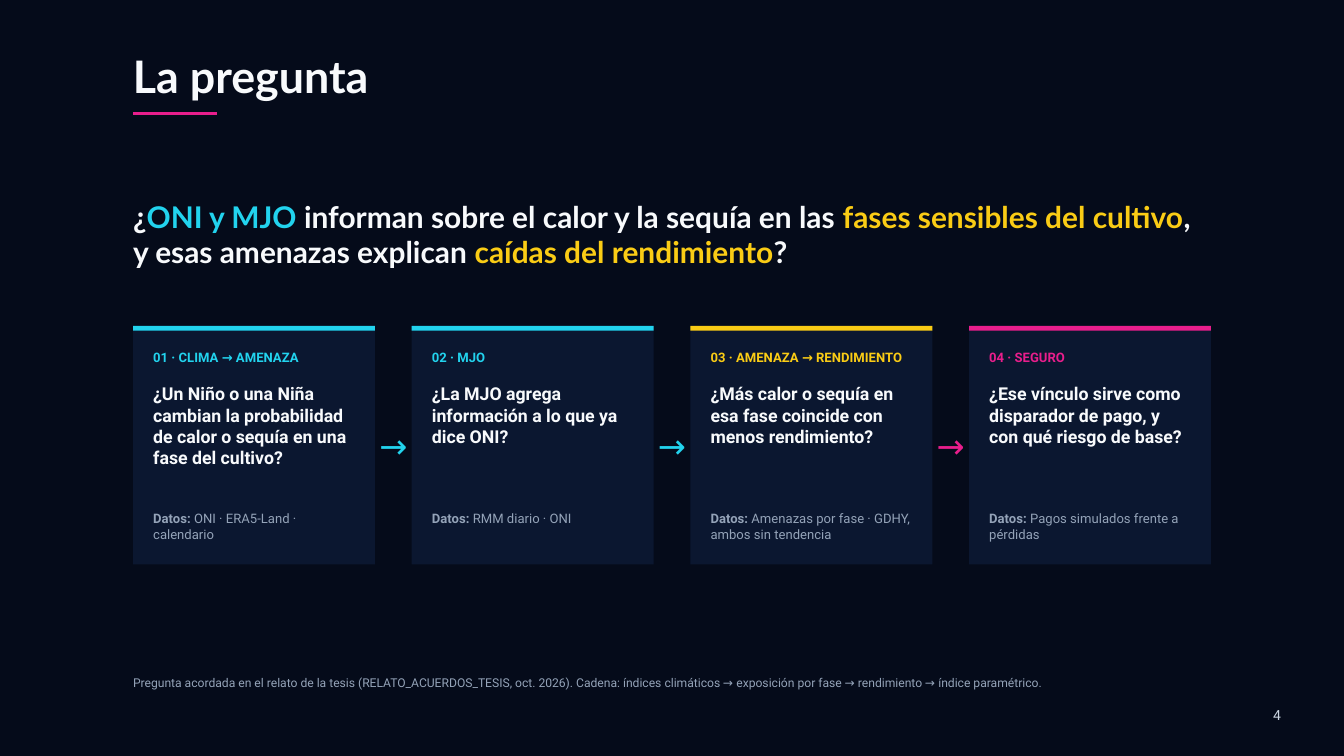
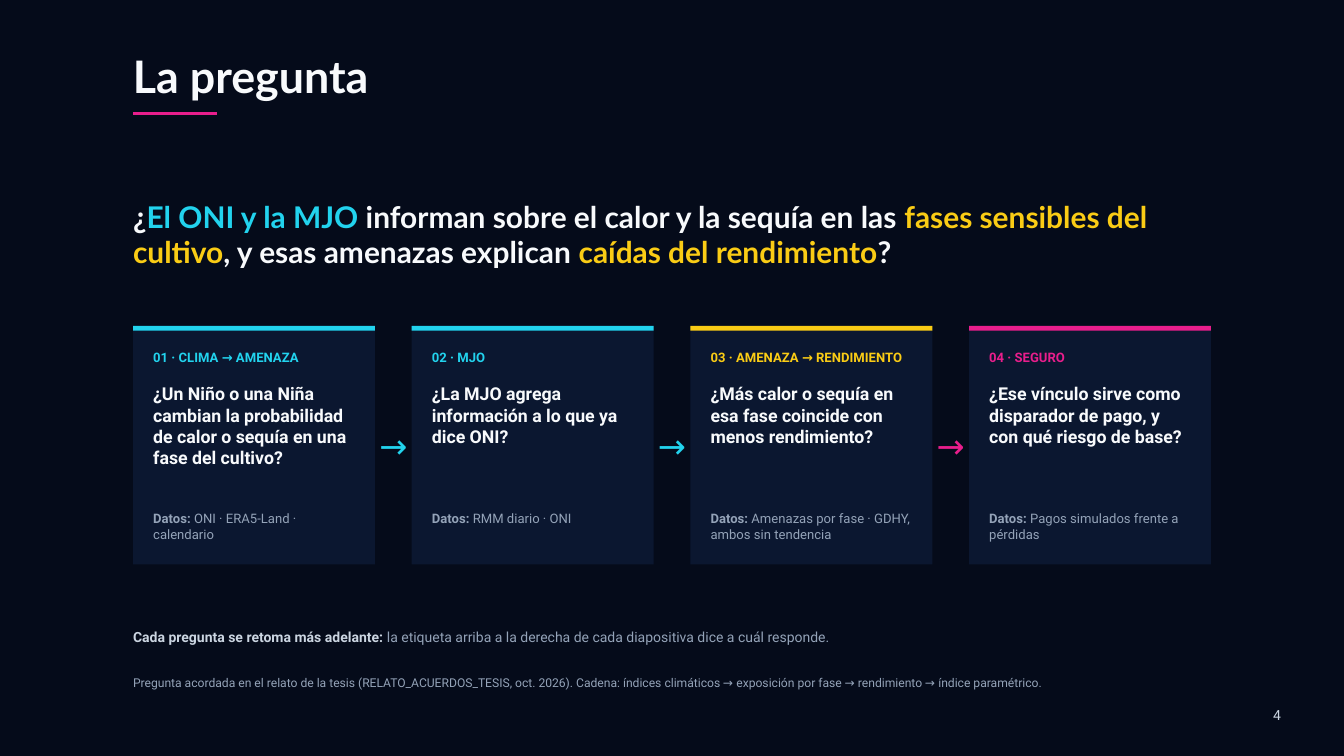
Before and after one commit to Pruizf0310/tesis-cereal-climate, a slide deck: slide 4 of presentacion/Avance_tesis.pptx. Drawn at 1344x756 pixels with LibreOffice and Linux fonts; fonts in the diff are those of the drawing. Boxes give left, top, right and bottom in pixels: in the first picture for what was removed or moved away, otherwise in the second. Text is boxed around its words. In the diff, an @@ line names an element or a change of style, - is before the commit and + after.

```diff
--- a/presentacion/Avance_tesis.pptx
+++ b/presentacion/Avance_tesis.pptx
@@ text at [133,205,1147,268]: text changed @@
-¿ONI y MJO informan sobre el calor y la sequía en las fases sensibles del cultivo, y esas amenazas explican caídas del rendimiento?
+¿El ONI y la MJO informan sobre el calor y la sequía en las fases sensibles del cultivo, y esas amenazas explican caídas del rendimiento?
@@ text added at [133,631,830,645], 15 pt, text #94A3B8 @@
+Cada pregunta se retoma más adelante: la etiqueta arriba a la derecha de cada diapositiva dice a cuál responde.
```
Also in this commit, not shown: 13 other slides changed, 4 other files.
